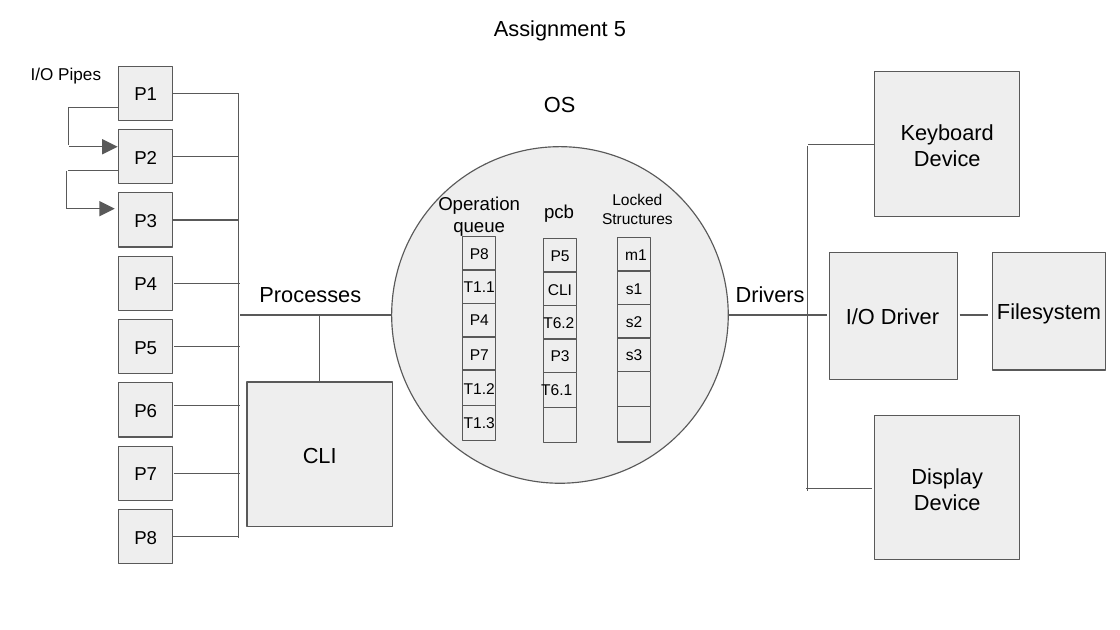
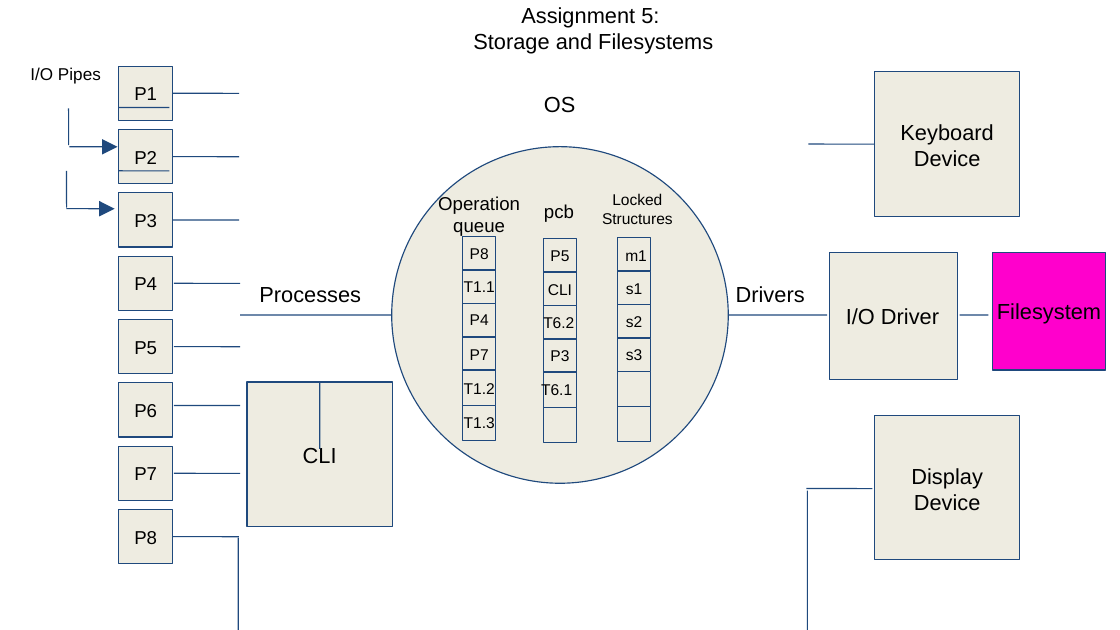
Before and after one commit to tomasre/cs-415-os-dev, a slide deck: slide 7 of CS415_OS_Presentation.pptx (slide 5 before the commit). Drawn at 1120x630 pixels with LibreOffice and Linux fonts; fonts in the diff are those of the drawing. Boxes give left, top, right and bottom in pixels: in the first picture for what was removed or moved away, otherwise in the second. Text is boxed around its words. In the diff, an @@ line names an element or a change of style, - is before the commit and + after.

```diff
--- a/CS415_OS_Presentation.pptx
+++ b/CS415_OS_Presentation.pptx
@@ text at bbox=[473, 7, 713, 53]: text changed @@
-Assignment 5
+Assignment 5:
+Storage and Filesystems
@@ line (68, 109) - (68, 146): stroke #595959 0.75 pt to #1F497D 0.74 pt @@
@@ line moved from (119, 108) - (68, 108) to (169, 108) - (119, 108) @@
@@ line (169, 108) - (119, 108): stroke #595959 0.75 pt to #1F497D 0.74 pt @@
@@ line (172, 93) - (239, 93): stroke #595959 0.75 pt to #1F497D 0.74 pt @@
@@ line removed from (239, 538) to (239, 94) @@
@@ arrow (69, 147) - (118, 147): stroke #595959 0.75 pt to #1F497D 0.74 pt @@
@@ line removed from (808, 491) to (808, 146) @@
@@ line (809, 144) - (875, 144): stroke #595959 0.75 pt to #1F497D 0.74 pt @@
@@ line (66, 171) - (66, 207): stroke #595959 0.75 pt to #1F497D 0.74 pt @@
@@ line moved from (119, 171) - (68, 171) to (169, 171) - (119, 171) @@
@@ line (169, 171) - (119, 171): stroke #595959 0.75 pt to #1F497D 0.74 pt @@
@@ line (172, 157) - (239, 157): stroke #595959 0.75 pt to #1F497D 0.74 pt @@
@@ arrow (66, 208) - (114, 208): stroke #595959 0.75 pt to #1F497D 0.74 pt @@
@@ line (172, 220) - (239, 220): stroke #595959 0.75 pt to #1F497D 0.74 pt @@
@@ rectangle at bbox=[992, 252, 1105, 370]: fill #EEEEEE to #FF00CC; outline #595959 0.75 pt to #1F497D 0.74 pt @@
@@ line (174, 283) - (240, 283): stroke #595959 0.75 pt to #1F497D 0.74 pt @@
@@ line (240, 315) - (392, 315): stroke #595959 0.75 pt to #1F497D 0.74 pt @@
@@ line (728, 315) - (828, 315): stroke #595959 0.75 pt to #1F497D 0.74 pt @@
@@ line (960, 315) - (988, 315): stroke #595959 0.75 pt to #1F497D 0.74 pt @@
@@ line (174, 347) - (240, 347): stroke #595959 0.75 pt to #1F497D 0.74 pt @@
@@ line moved from (319, 382) - (319, 315) to (320, 449) - (319, 382) @@
@@ line (320, 449) - (319, 382): stroke #595959 0.75 pt to #1F497D 0.74 pt @@
@@ line (174, 405) - (240, 405): stroke #595959 0.75 pt to #1F497D 0.74 pt @@
@@ fill #EEEEEE to #EEECE1; outline #595959 0.75 pt to #1F497D 0.74 pt in 31 elements at bbox=[392, 147, 729, 484], bbox=[463, 236, 496, 270], bbox=[463, 270, 496, 304], bbox=[463, 304, 496, 337], bbox=[463, 337, 496, 371], bbox=[463, 370, 496, 405], bbox=[463, 405, 496, 441], bbox=[543, 239, 577, 272], bbox=[543, 272, 577, 306], bbox=[543, 306, 577, 339], bbox=[543, 339, 577, 373], bbox=[543, 372, 577, 408], bbox=[543, 408, 577, 444], bbox=[119, 66, 172, 120], bbox=[119, 130, 172, 184], bbox=[119, 193, 172, 246], bbox=[119, 256, 172, 310], bbox=[119, 319, 172, 373], bbox=[119, 383, 172, 437], bbox=[119, 446, 172, 500], bbox=[119, 510, 172, 563], bbox=[830, 252, 958, 379], bbox=[875, 72, 1020, 216], bbox=[875, 416, 1020, 560], bbox=[248, 382, 393, 526], bbox=[617, 237, 651, 271], bbox=[617, 271, 651, 305], bbox=[617, 305, 651, 338], bbox=[617, 338, 651, 372], bbox=[617, 371, 651, 407], bbox=[617, 407, 651, 442] @@
@@ line (174, 474) - (240, 474): stroke #595959 0.75 pt to #1F497D 0.74 pt @@
@@ line (806, 488) - (872, 488): stroke #595959 0.75 pt to #1F497D 0.74 pt @@
@@ line added from (808, 630) to (808, 491), #1F497D 0.74 pt @@
@@ line (172, 536) - (239, 536): stroke #595959 0.75 pt to #1F497D 0.74 pt @@
@@ line added from (239, 630) to (239, 538), #1F497D 0.74 pt @@
```
Also in this commit, not shown: 4 other slides changed, 4 slides added, 1 slide removed, 1 other file.
